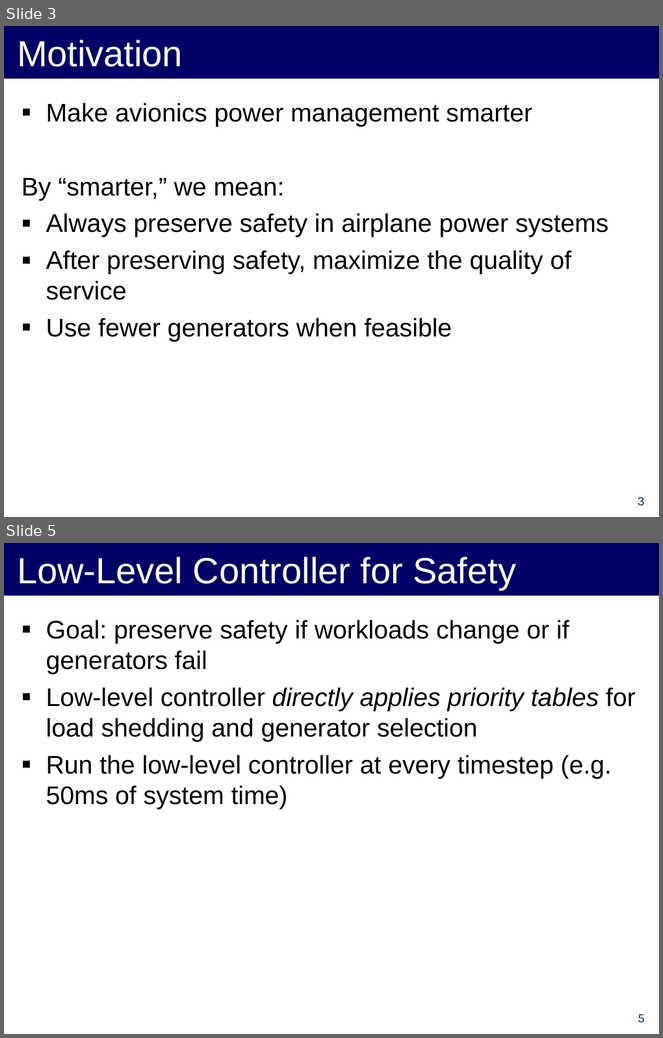
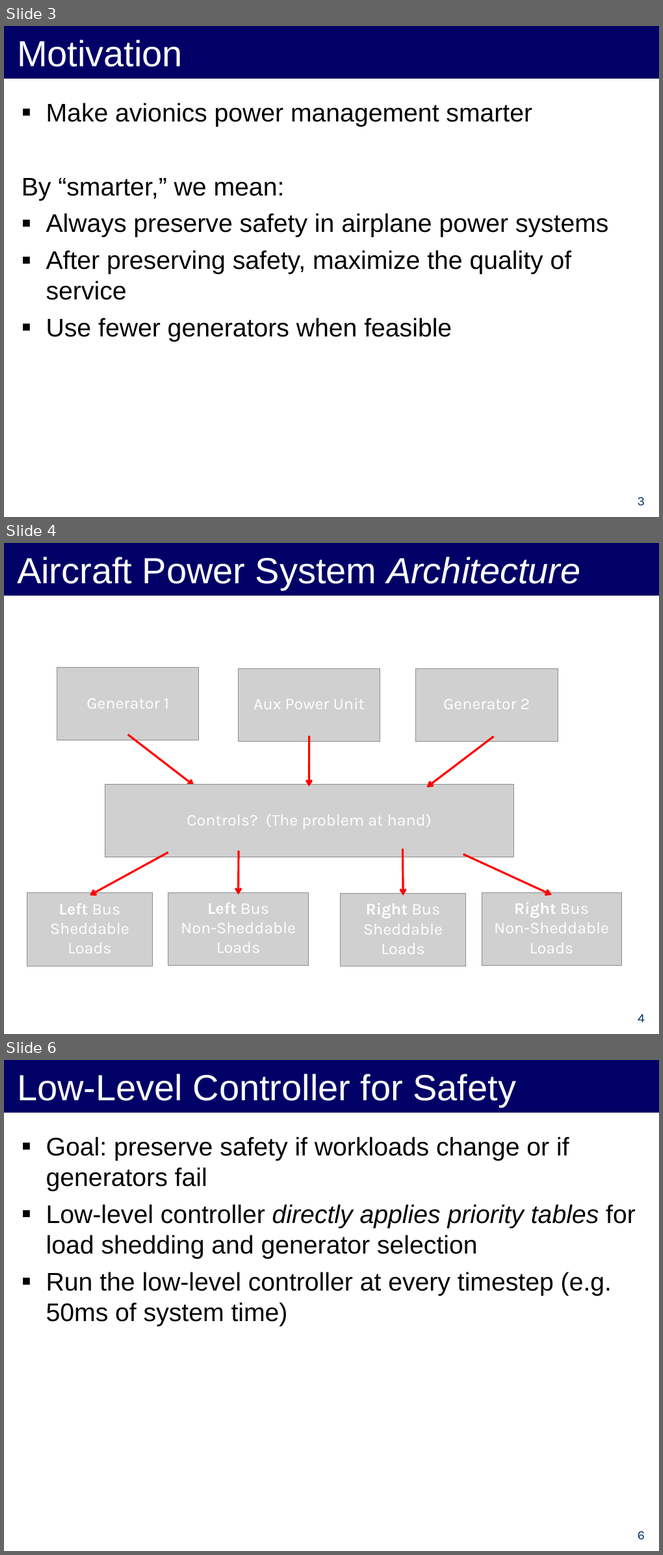
Before and after one commit to forresti/optimal_load_management, a slide deck: project/12-3-12_Presentation.ppt. Shown one above the other, each under a label of ours: slides 3 and 5 before the commit, slides 3, 4 and 6 after it; the slides between them are not shown. The pictures are 663x1038 and 663x1555 pixels, drawn with LibreOffice and Linux fonts; fonts in the diff are those of the drawing; grey boxes stand for pictures. Boxes give left, top, right and bottom in pixels: in the first picture for what was removed or moved away, otherwise in the second. Text is boxed around its words. In the diff, an @@ line names an element or a change of style, - is before the commit and + after.

Commit message:
added a diagram of the Aircraft Power System architecture

```diff
--- a/project/12-3-12_Presentation.ppt
+++ b/project/12-3-12_Presentation.ppt
@@ slide 4 added at [4, 543, 659, 1034], background #FFFFFF @@
@@ title added at [4, 543, 659, 596], fill #000066, 40 pt, text #FFFFFF @@
+Aircraft Power System Architecture
@@ picture added at [57, 668, 198, 740] @@
@@ picture added at [239, 669, 380, 741] @@
@@ picture added at [416, 669, 558, 741] @@
@@ text added at [87, 698, 169, 709], 18 pt, text #FFFFFF @@
+Generator 1
@@ text added at [254, 698, 365, 709], 18 pt, text #FFFFFF @@
+Aux Power Unit
@@ text added at [443, 699, 530, 709], 18 pt, text #FFFFFF @@
+Generator 2
@@ arrow added from (128, 735) to (194, 786), #FF0000 2.24 pt @@
@@ arrow added from (310, 735) to (310, 787), #FF0000 2.24 pt @@
@@ arrow added from (494, 736) to (426, 787), #FF0000 2.24 pt @@
@@ picture added at [105, 785, 514, 858] @@
@@ text added at [187, 814, 432, 830], 18 pt, text #FFFFFF @@
+Controls? (The problem at hand)
@@ arrow added from (168, 853) to (90, 895), #FF0000 2.24 pt @@
@@ arrow added from (239, 851) to (239, 895), #FF0000 2.24 pt @@
@@ arrow added from (403, 849) to (403, 895), #FF0000 2.24 pt @@
@@ arrow added from (464, 854) to (552, 895), #FF0000 2.24 pt @@
@@ picture added at [27, 893, 152, 967] @@
@@ picture added at [168, 893, 309, 965] @@
@@ picture added at [340, 893, 466, 966] @@
@@ picture added at [482, 893, 622, 965] @@
@@ text added at [50, 904, 129, 954], 18 pt, text #FFFFFF @@
+Left Bus
+Sheddable Loads
@@ text added at [181, 903, 296, 953], 18 pt, text #FFFFFF @@
+Left Bus
+Non-Sheddable Loads
@@ text added at [363, 904, 443, 954], 18 pt, text #FFFFFF @@
+Right Bus
+Sheddable Loads
@@ text added at [494, 903, 609, 954], 18 pt, text #FFFFFF @@
+Right Bus
+Non-Sheddable Loads
@@ page number added at [638, 1014, 645, 1023], 14 pt, text #002D62 @@
+4
@@ what was slide 5 is now slide 6 @@
@@ page number at [638, 1531, 645, 1540]: text changed @@
-5
+6
```
Also in this commit, not shown: 3 slides changed.
